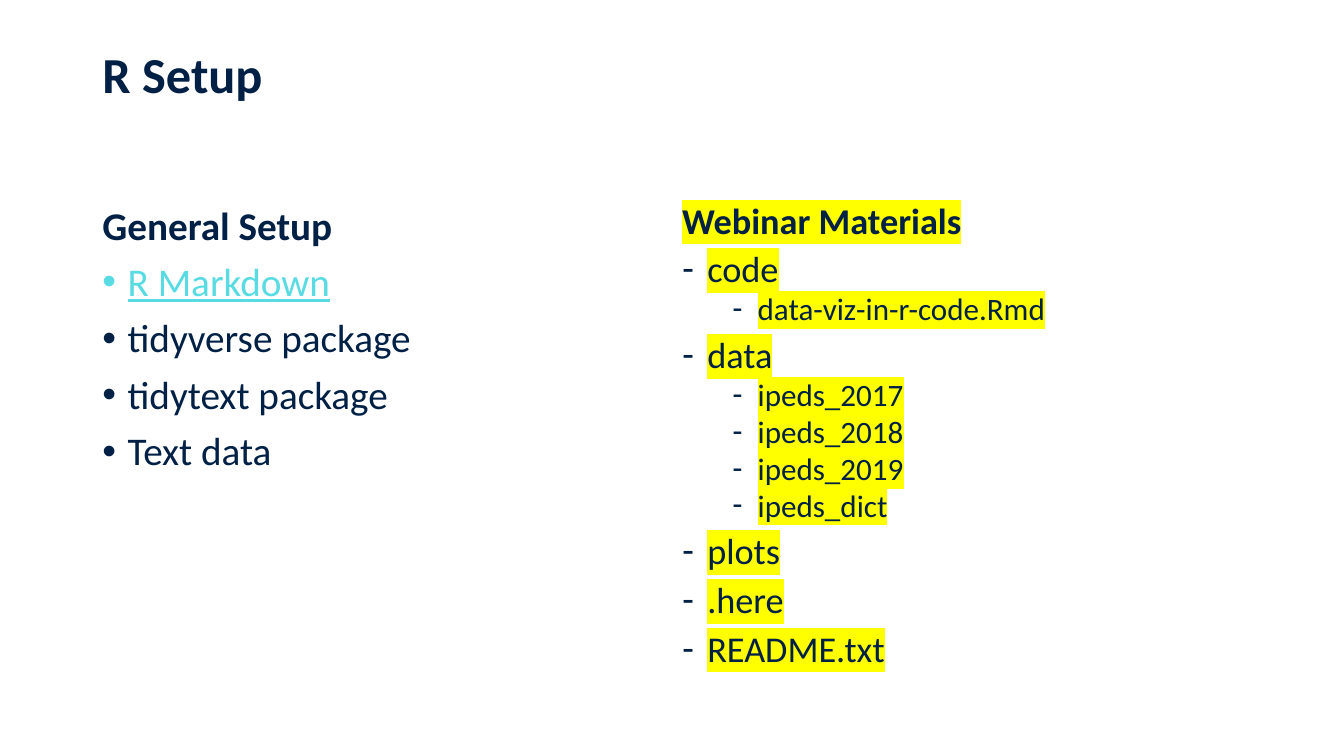
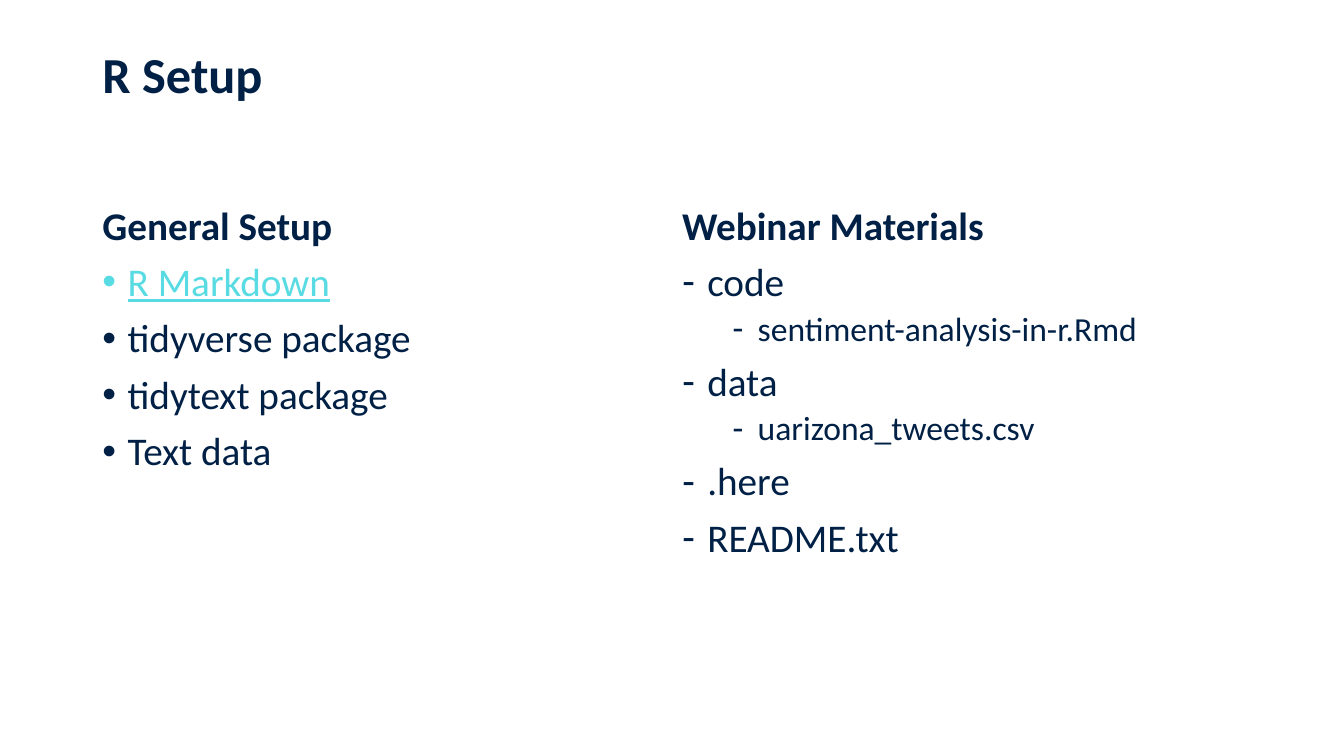
Before and after one commit to jennschilling/sentiment-analysis-in-R, a slide deck: slide 10 of slides/Sentiment Analysis in R.pptx (slide 9 before the commit). Drawn at 1344x756 pixels with LibreOffice and Linux fonts; fonts in the diff are those of the drawing; background and template pictures are left out. Boxes give left, top, right and bottom in pixels: in the first picture for what was removed or moved away, otherwise in the second. Text is boxed around its words. In the diff, an @@ line names an element or a change of style, - is before the commit and + after.

Commit message:
slides complete

```diff
--- a/slides/Sentiment Analysis in R.pptx
+++ b/slides/Sentiment Analysis in R.pptx
@@ text at [682,212,984,553]: size 25.9 to 28 pt, highlight #FFFF00 to none in "Webinar Materials", "code", "data", ".here" and 1 more places; line spacing 0.8 to 0.9 @@
@@ text at [758,317,1137,347]: text changed; size 22.2 to 24 pt @@
-  – data-viz-in-r-code.Rmd
+  – sentiment-analysis-in-r.Rmd
@@ text at [758,417,1035,445]: text changed; size 22.2 to 24 pt @@
-  – ipeds_2017
-  – ipeds_2018
-  – ipeds_2019
-  – ipeds_dict
-– plots
+  – uarizona_tweets.csv
```
Also in this commit, not shown: 6 other slides changed, 8 slides added, 3 slides removed.
